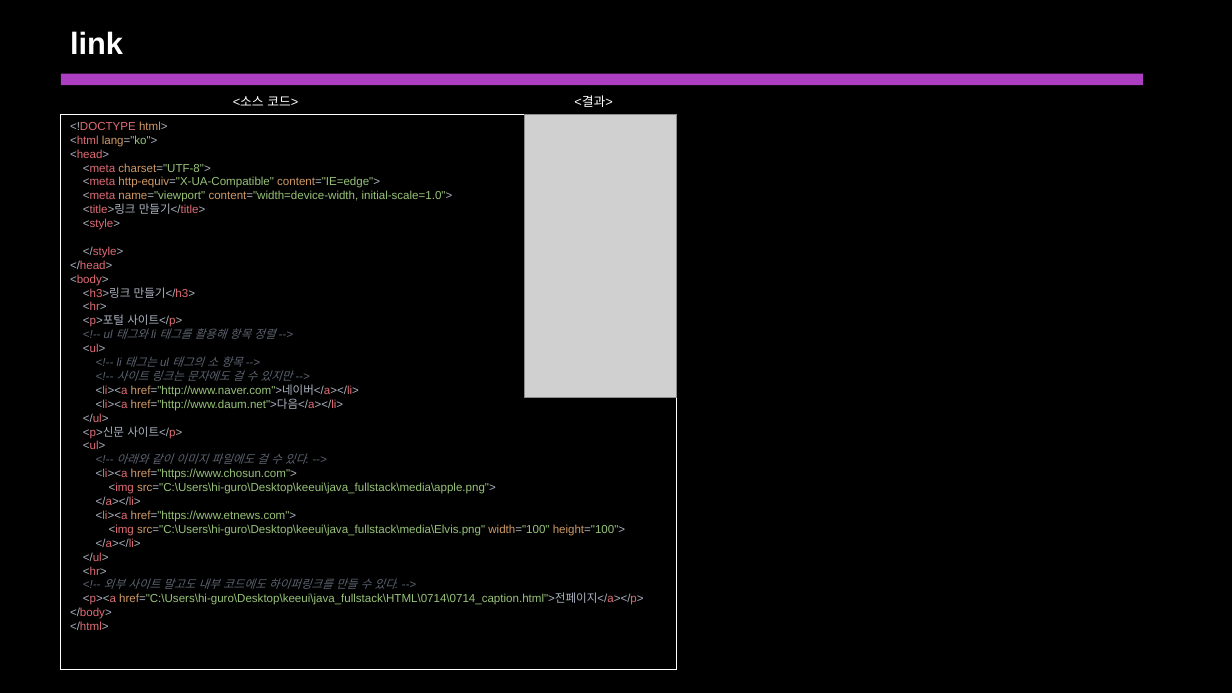
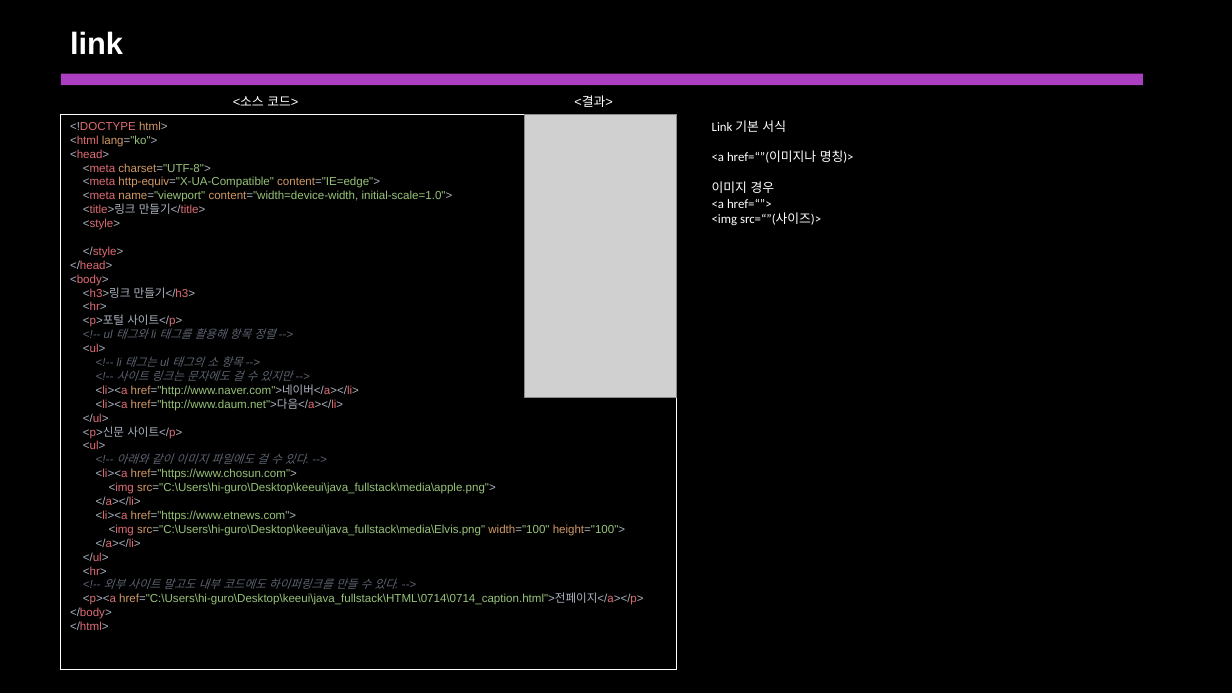
Before and after one commit to keeui0/java_fullstack, a slide deck: slide 7 of ppt/20220714_기의찬_Html tag.pptx. Drawn at 1232x693 pixels with LibreOffice and Linux fonts; fonts in the diff are those of the drawing; grey boxes stand for pictures; background and template pictures are left out. Boxes give left, top, right and bottom in pixels: in the first picture for what was removed or moved away, otherwise in the second. Text is boxed around its words. In the diff, an @@ line names an element or a change of style, - is before the commit and + after.

```diff
--- a/ppt/20220714_기의찬_Html tag.pptx
+++ b/ppt/20220714_기의찬_Html tag.pptx
@@ text added at <box>712,120,854,225</box>, 10 pt, text #FFFFFF @@
+Link 기본 서식
+<a href=“”(이미지나 명칭)>
+이미지 경우
+<a href=“”>
+<img src=“”(사이즈)>
```
Also in this commit, not shown: 1 other slide changed, 2 slides added, 4 other files.
